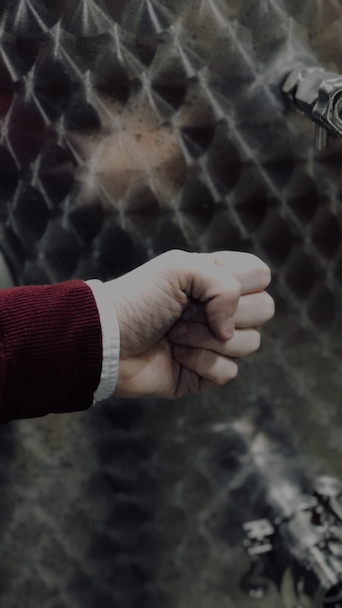
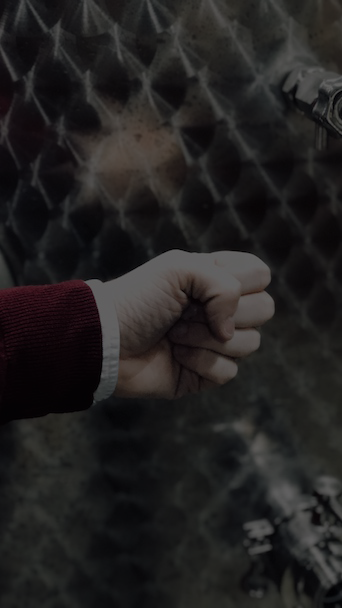
The second 342x608 image is a revision of the first. Changes to its layers:
pixels changed over [0, 0, 342, 608] (layer not identified)
